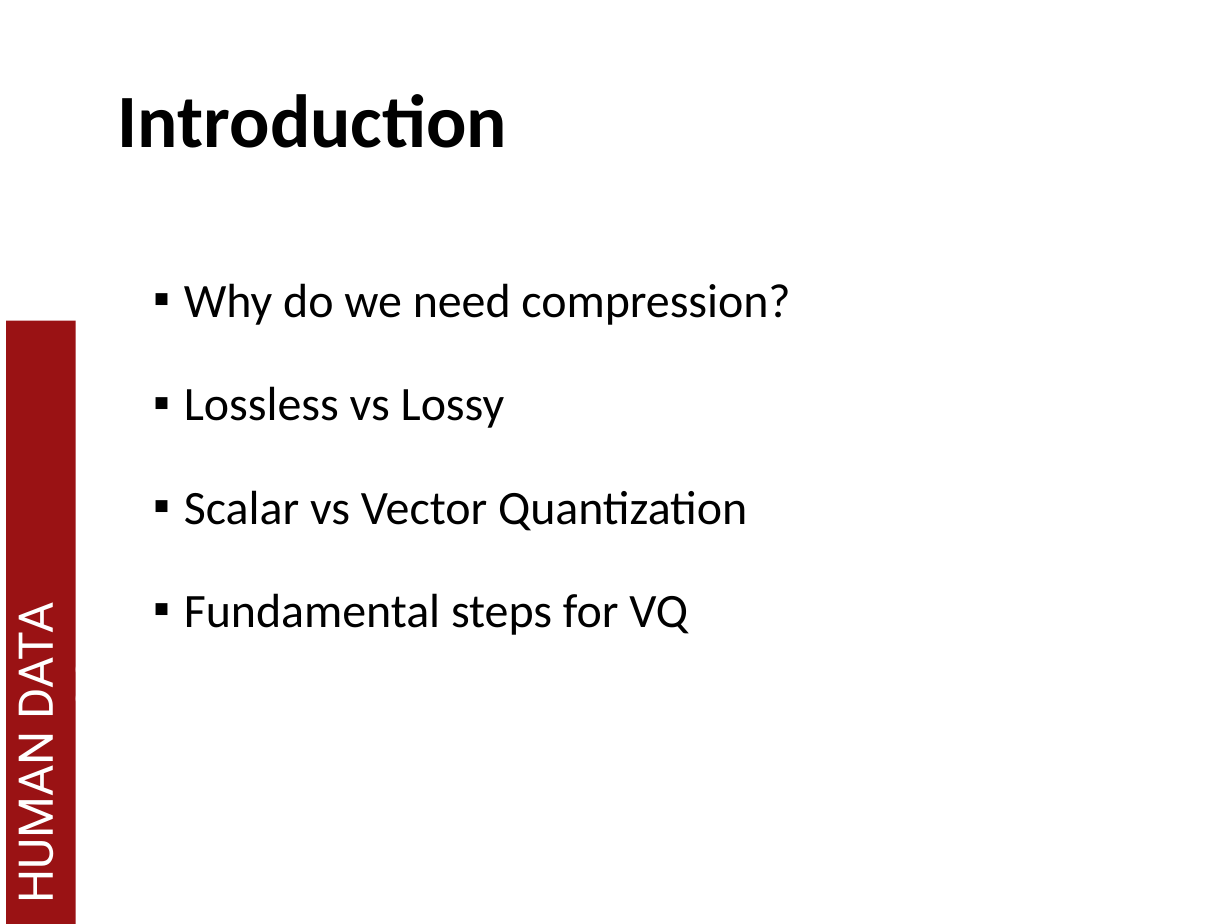
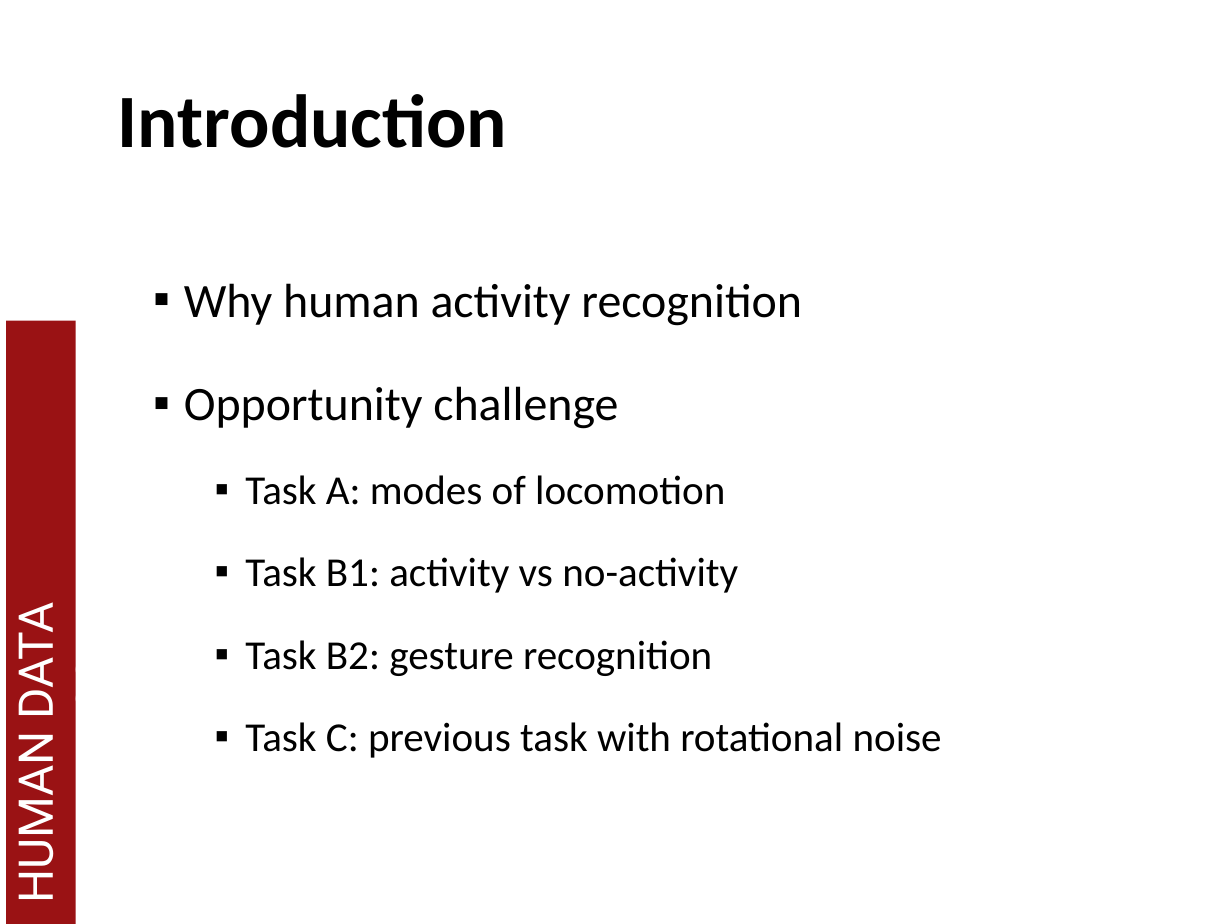
Before and after one commit to MatCip/HDA_project, a slide deck: slide 3 of slides_hda_project.pptx. Drawn at 1232x924 pixels with LibreOffice and Linux fonts; fonts in the diff are those of the drawing; background and template pictures are left out. Boxes give left, top, right and bottom in pixels: in the first picture for what was removed or moved away, otherwise in the second. Text is boxed around its words. In the diff, an @@ line names an element or a change of style, - is before the commit and + after.

```diff
--- a/slides_hda_project.pptx
+++ b/slides_hda_project.pptx
@@ text at [184, 283, 942, 758]: text changed; size 28 to 24 pt @@
-▪ Why do we need compression?
-▪ Lossless vs Lossy
-▪ Scalar vs Vector Quantization
-▪ Fundamental steps for VQ
+▪ Why human activity recognition
+▪ Opportunity challenge
+  ▪ Task A: modes of locomotion
+  ▪ Task B1: activity vs no-activity
+  ▪ Task B2: gesture recognition
+  ▪ Task C: previous task with rotational noise
```
Also in this commit, not shown: 2 other slides changed, 15 slides added, 12 slides removed, 2 other files.
